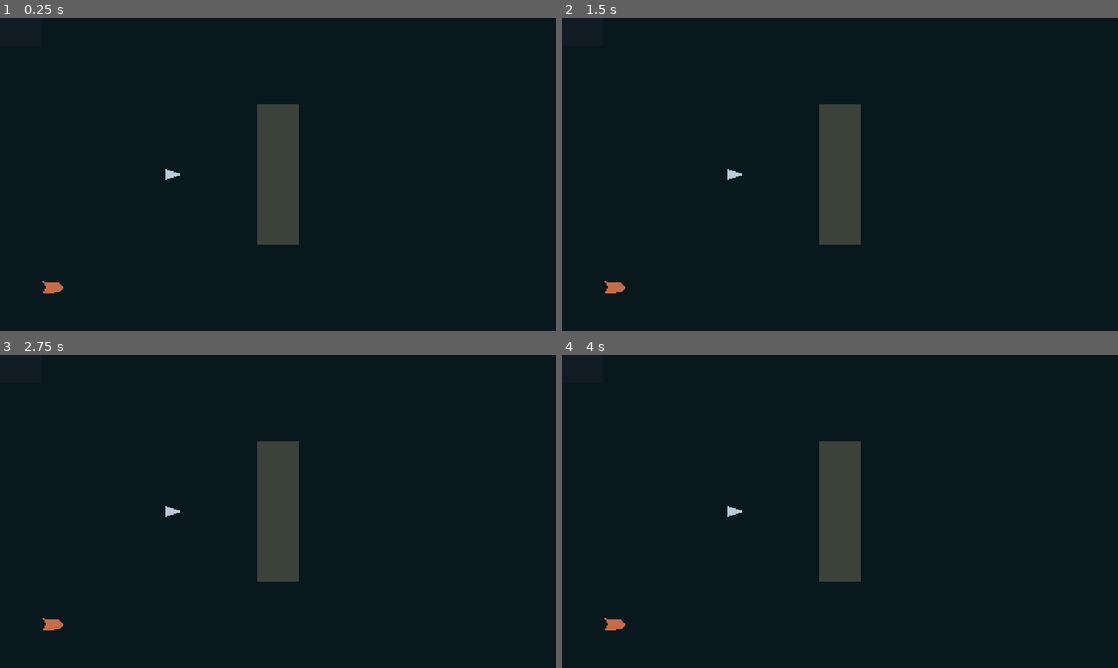
Above: before the commit, frames 1-4 (two rows, left to right).
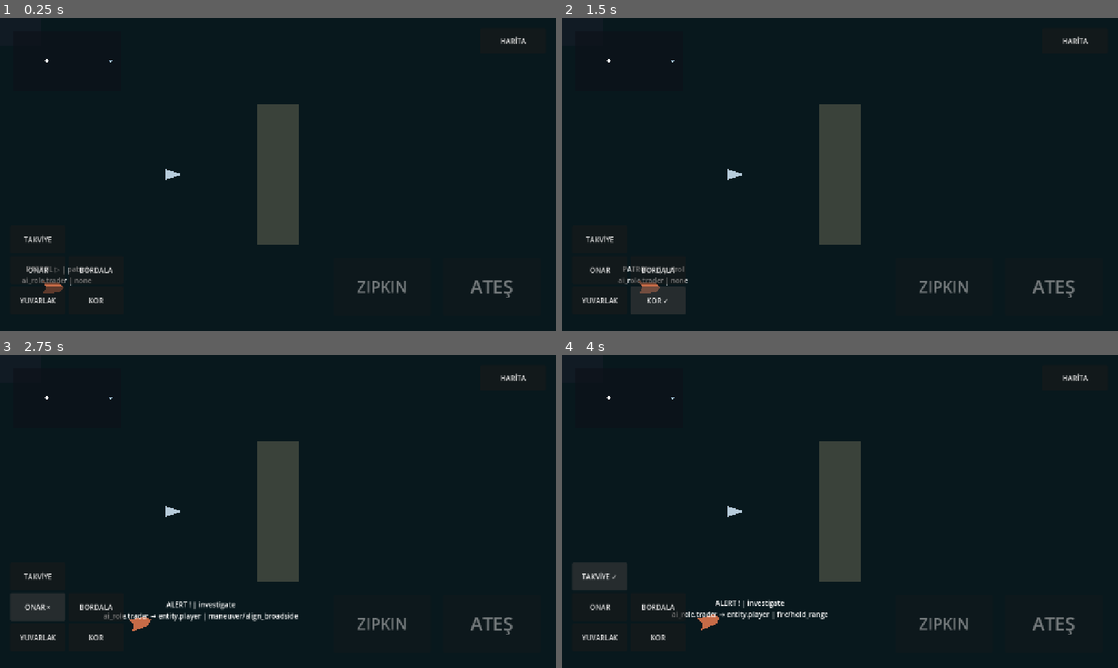
Above: after the commit, the same moments.

Repository: TheOsmanYILDIRIM/SeaCraft
Game: Godot game, scene res://src/presentation/bootstrap.tscn
Two runs of this game, one before a commit and one after it. Both use one fixed random seed, a clock stepped at 60 frames per second and the inputs below.
Inputs (mouse positions are in pixels of both pictures, inside the frame that each line leads up to):
- Up to frame 1 (0.25 s): no input
- Up to frame 2 (1.5 s): click (600, 299) at 0.5 s, where only the run after the commit has a clickable "YUVARLAK"; click (656, 299) at 1.25 s, where only the run after the commit has a clickable "KOR"
- Up to frame 3 (2.75 s): click (38, 608) at 2 s, where only the run after the commit has a clickable "ONAR"
- Up to frame 4 (4 s): click (656, 608) at 2.75 s, where only the run after the commit has a clickable "BORDALA"; click (600, 577) at 3.5 s, where only the run after the commit has a clickable "TAKVİYE"

The runs differ from the first frame. In frame 1, 1.0% of the frame differs, in the area x 3-95%, y 5-92%; in frame 2, 2.0%; in frame 3, 2.3%, in the area x 2-95%, y 5-92%; in frame 4, 2.3%.
Error before the commit: Parse Error: Cannot infer the type of "screen_position" variable because the value doesn't have a set type. (res://src/presentation/input/gameplay_input_contro…

Commit message:
fix(android): keep touch ownership across UI boundary

Diff:
--- a/src/presentation/input/gameplay_input_controller.gd
+++ b/src/presentation/input/gameplay_input_controller.gd
@@ -17,6 +17,7 @@
 var _touch = TOUCH.new()
 var _mouse_pan_active := false
 var _world_input_blocked := false
+var _world_touch_indices: Dictionary = {}
 
 
 func _ready() -> void:
@@ -42,11 +43,26 @@
 		return
 	if _world_input_blocked or _camera == null:
 		return
-	var screen_position := event.position
-	if ui_hit_test.is_valid() and bool(ui_hit_test.call(screen_position)):
-		return
-	process_device_event(event, false)
-	get_viewport().set_input_as_handled()
+
+	if event is InputEventScreenTouch:
+		if event.pressed:
+			if ui_hit_test.is_valid() and bool(ui_hit_test.call(event.position)):
+				_world_touch_indices.erase(event.index)
+				return
+			_world_touch_indices[event.index] = true
+			process_device_event(event, false)
+			get_viewport().set_input_as_handled()
+			return
+		if not _world_touch_indices.has(event.index):
+			return
+		process_device_event(event, false)
+		_world_touch_indices.erase(event.index)
+		get_viewport().set_input_as_handled()
+		return
+
+	if event is InputEventScreenDrag and _world_touch_indices.has(event.index):
+		process_device_event(event, false)
+		get_viewport().set_input_as_handled()
 
 
 func _unhandled_input(event: InputEvent) -> void:
@@ -104,6 +120,7 @@
 
 func reset_touch() -> void:
 	_touch.reset()
+	_world_touch_indices.clear()
 
 
 func emit_fire_intent(target_id: String) -> void:
